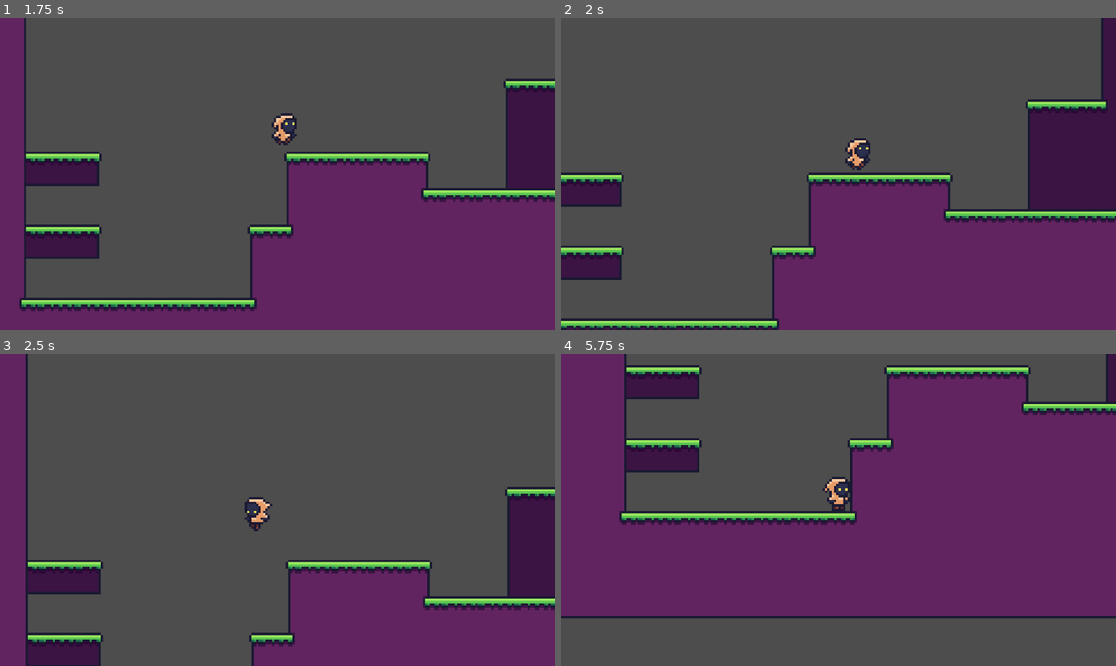
Above: before the commit, frames 1-4 (two rows, left to right).
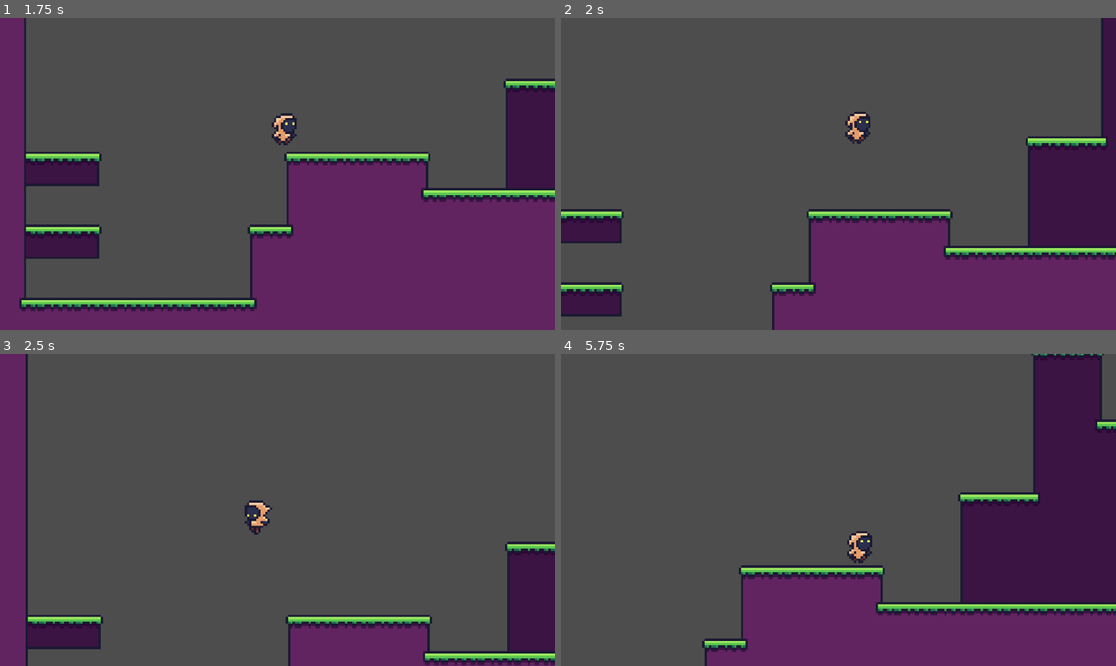
Above: after the commit, the same moments.

Repository: Greeper-T/godotTestProject2DRougePlatformer
Game: Godot game, scene res://assets/scenes/playable/area_1.tscn
Two runs of this game, one before a commit and one after it. Both use one fixed random seed, a clock stepped at 60 frames per second and the inputs below.
Inputs:
- Up to frame 1 (1.75 s): hold Space (jump) 0.53-1.28 s; hold D (moveRight) from 0.53 s (still down); tap Shift (sprint) at 1.35 s; tap Space (jump) at 1.52, 1.55 s
- Up to frame 2 (2 s): keep holding D (moveRight); tap Space (jump) at 1.82 s
- Up to frame 3 (2.5 s): release D (moveRight) at 2.03 s; hold A (moveLeft) from 2.03 s (still down); hold Space (jump) from 2.03 s (still down)
- Up to frame 4 (5.75 s): release A (moveLeft) at 2.78 s; release Space (jump) at 2.78 s; hold D (moveRight) 2.78-4.28 s; tap Shift (sprint) at 2.85, 4.35 s; tap Space (jump) at 3.02, 3.05, 3.32, 4.52, 4.55, 4.82 s; hold Space (jump) 3.53-4.28 s; hold A (moveLeft) 4.28-5.03 s; hold D (moveRight) from 5.03 s (still down); hold Space (jump) from 5.03 s (still down)

Frame 1 is identical in both runs. In frame 2, 19% of the frame differs, in the area x 0-100%, y 26-100%; in frame 3, 17%; in frame 4, 72%, in the area x 0-100%, y 0-100%.

Commit message:
Update playerController.gd

Diff:
--- a/2dgametestproject/assets/scripts/playerController.gd
+++ b/2dgametestproject/assets/scripts/playerController.gd
@@ -7,7 +7,7 @@
 var speedMultiplier = 30
 var jumpMultiplier = -30
 var direction = 0
-var jumpsLeft = 1
+var jumpsLeft = 10
 var sprintSpeed = speed + 3
 
 
@@ -27,8 +27,10 @@
 	# Add the gravity.
 	if not is_on_floor():
 		velocity += get_gravity() * delta
+		if Input.is_action_pressed("moveDown") and velocity.y > 0:
+			velocity.y += 40000 * delta
 	else:
-		jumpsLeft = 1
+		jumpsLeft = 10
 
 	# Handle jump.
 	if Input.is_action_pressed("moveDown") and Input.is_action_pressed("jump"):
